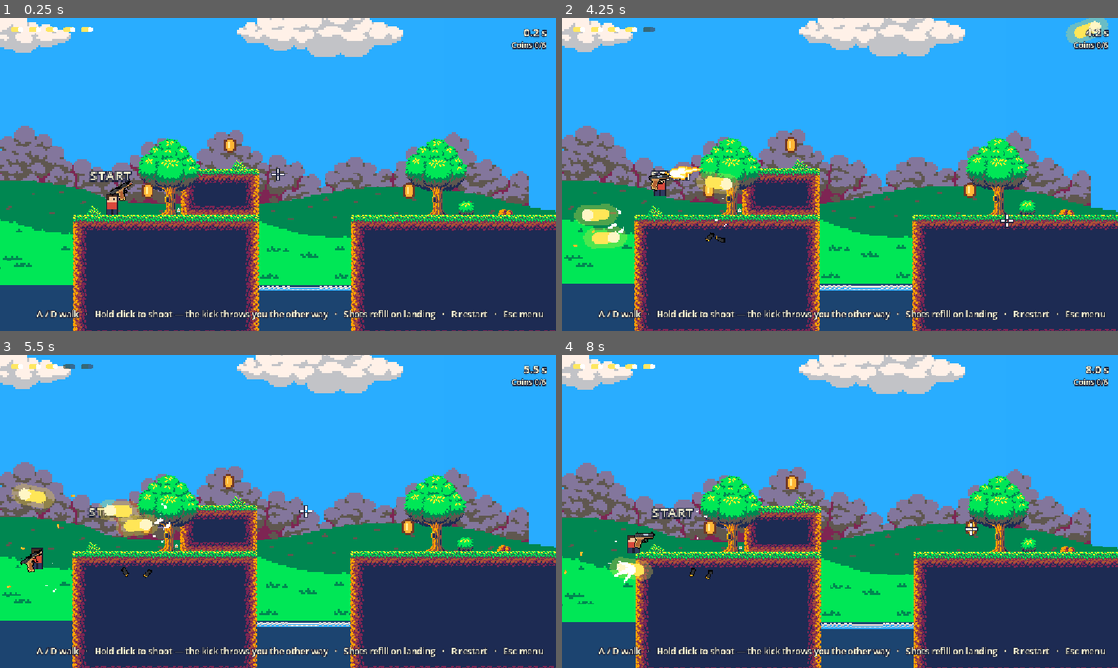
Above: before the commit, frames 1-4 (two rows, left to right).
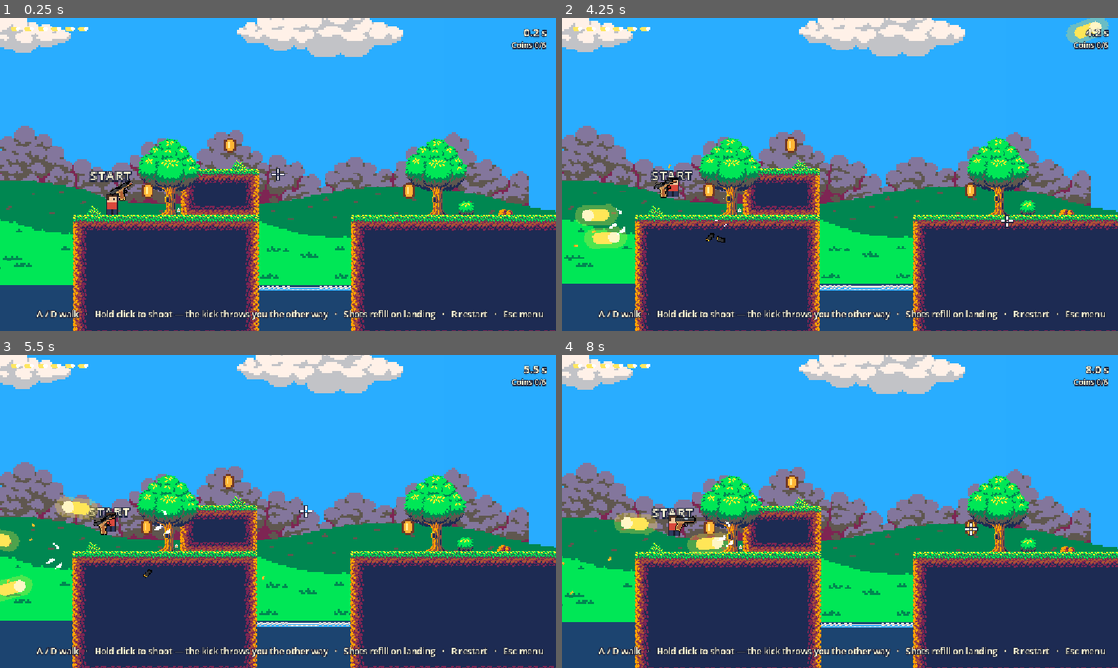
Above: after the commit, the same moments.

Repository: yuvraj-taparia/Bouncy-Bullet
Game: Godot game, scene res://game/game.tscn
The game is run twice, just before and just after one commit, with the same random seed, the same clock (stepped at 60 frames per second) and the same inputs. This scene is started directly instead of the project's main scene.
Inputs (mouse positions are in pixels of both pictures, inside the frame that each line leads up to):
- Up to frame 1 (0.25 s): no input
- Up to frame 2 (4.25 s): tap Enter (ui_accept) at 0.5, 0.77, 1.25, 2, 2.75, 3.5, 3.77 s; move the mouse to (962, 158) at 0.52 s; press the mouse at (962, 158) at 0.53 s; hold D (move_right) 0.53-1.25 s; release the mouse at (962, 158) at 1.25 s; drag from (728, 190) to (789, 146) at 1.27 s; move the mouse to (895, 105) at 2.02 s; press the mouse at (895, 105) at 2.03 s; hold D (move_right) 2.03-2.75 s; release the mouse at (895, 105) at 2.75 s; drag from (812, 237) to (789, 146) at 2.77 s; move the mouse to (1006, 221) at 3.52 s; press the mouse at (1006, 221) at 3.53 s; hold A (move_left) from 3.53 s (still down)
- Up to frame 3 (5.5 s): release A (move_left) at 4.25 s; release the mouse at (444, 558) at 4.25 s; tap Enter (ui_accept) at 4.25 s; drag from (111, 464) to (411, 527) at 4.27 s; move the mouse to (305, 511) at 5.02 s; press the mouse at (305, 511) at 5.03 s; hold A (move_left) from 5.03 s (still down)
- Up to frame 4 (8 s): release A (move_left) at 5.75 s; release the mouse at (867, 511) at 5.75 s; drag from (756, 433) to (706, 527) at 5.77 s; move the mouse to (962, 495) at 6.52 s; press the mouse at (962, 495) at 6.53 s; hold D (move_right) 6.53-7.25 s; tap Enter (ui_accept) at 6.77 s; release the mouse at (962, 495) at 7.25 s; drag from (728, 527) to (973, 530) at 7.27 s

The runs differ from the first frame. In frame 1, 0.1% of the frame differs, in the area x 2-17%, y 2-5%; in frame 2, 4.6%, in the area x 0-100%, y 0-100%; in frame 3, 2.9%; in frame 4, 4.1%.

Commit message:
Bigger magazines and an overpowered shotgun
Glock 6 shots, Desert Eagle 8, AK-47 (Bounce Rifle) 12, shotgun 6.
The shotgun is overpowered on purpose: 8 pellets, 3 ricochets, longer
range and a faster pump (0.3 s).

The HUD shows ammo in rows of up to 6 so big magazines stay left of the
MENU button.

Co-Authored-By: Claude Opus 5.5 <noreply@anthropic.com>

Diff:
--- a/game/guns.gd
+++ b/game/guns.gd
@@ -33,7 +33,7 @@
 const DATA := {
 	&"pistol": {
 		"name": "Pistol", "price": 50,
-		"recoil": 360.0, "ammo": 3, "cooldown": 0.22,
+		"recoil": 360.0, "ammo": 8, "cooldown": 0.22,
 		"pellets": 1, "spread": 0.0, "bounces": 3, "lifetime": 1.6,
 		"reload_time": 0.6,
 		"scene": TEMPLATE + "guns/deserteagle.tscn",
@@ -48,8 +48,10 @@
 	},
 	&"shotgun": {
 		"name": "Shotgun", "price": 150,
-		"recoil": 540.0, "ammo": 2, "cooldown": 0.45,
-		"pellets": 5, "spread": 0.5, "bounces": 1, "lifetime": 0.45,
+		# Overpowered on purpose: lots of shells, a wide 8-pellet blast that
+		# ricochets 3 times and reaches further, and a faster pump.
+		"recoil": 540.0, "ammo": 6, "cooldown": 0.3,
+		"pellets": 8, "spread": 0.6, "bounces": 3, "lifetime": 0.9,
 		"reload_time": 0.9,
 		"scene": TEMPLATE + "guns/m3.tscn",
 		"attachments": {},
@@ -60,7 +62,7 @@
 	},
 	&"bounce_rifle": {
 		"name": "Bounce Rifle", "price": 300,
-		"recoil": 190.0, "ammo": 6, "cooldown": 0.09,
+		"recoil": 190.0, "ammo": 12, "cooldown": 0.09,
 		"pellets": 1, "spread": 0.06, "bounces": 6, "lifetime": 2.6,
 		"reload_time": 0.7,
 		"scene": TEMPLATE + "guns/ak47.tscn",
@@ -76,7 +78,7 @@
 	},
 	&"glock": {
 		"name": "Glock", "price": 0,
-		"recoil": 260.0, "ammo": 5, "cooldown": 0.12,
+		"recoil": 260.0, "ammo": 6, "cooldown": 0.12,
 		"pellets": 1, "spread": 0.04, "bounces": 2, "lifetime": 1.4,
 		"reload_time": 0.5,
 		"scene": TEMPLATE + "guns/glock.tscn",
--- a/game/hud.gd
+++ b/game/hud.gd
@@ -5,7 +5,7 @@
 const OUTLINE := Color(0.1, 0.13, 0.23)
 
 var _ammo_icons: Array[TextureRect] = []
-var _ammo_box: HBoxContainer
+var _ammo_box: GridContainer
 var _time_label: Label
 var _coin_label: Label
 var _hint: Label
@@ -19,9 +19,11 @@
 	root.texture_filter = CanvasItem.TEXTURE_FILTER_NEAREST
 	add_child(root)
 
-	_ammo_box = HBoxContainer.new()
+	# Rows of up to 6 bullets, so big magazines stay left of the MENU button.
+	_ammo_box = GridContainer.new()
 	_ammo_box.position = Vector2(20, 16)
-	_ammo_box.add_theme_constant_override("separation", 6)
+	_ammo_box.add_theme_constant_override("h_separation", 4)
+	_ammo_box.add_theme_constant_override("v_separation", 3)
 	root.add_child(_ammo_box)
 
 	_time_label = _make_label(root, 22)
@@ -79,10 +81,11 @@
 	var bullet_icon := AtlasTexture.new()
 	bullet_icon.atlas = load(SpriteSheets.GUNS + "bullet.png")
 	bullet_icon.region = Rect2(22, 2, 22, 12)
+	_ammo_box.columns = clampi(count, 1, 6)
 	for i in count:
 		var icon := TextureRect.new()
 		icon.texture = bullet_icon
-		icon.custom_minimum_size = Vector2(44, 24) if count <= 4 else Vector2(30, 16)
+		icon.custom_minimum_size = Vector2(44, 24) if count <= 3 else Vector2(24, 13)
 		icon.stretch_mode = TextureRect.STRETCH_KEEP_ASPECT_CENTERED
 		icon.expand_mode = TextureRect.EXPAND_IGNORE_SIZE
 		_ammo_box.add_child(icon)
